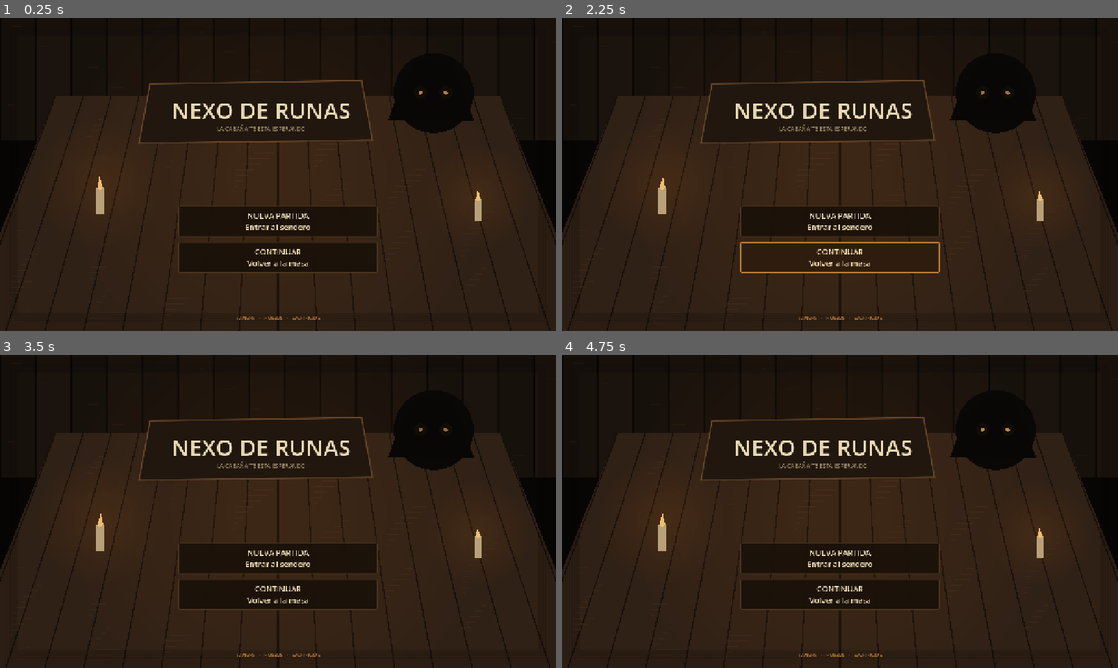
Above: before the commit, frames 1-4 (two rows, left to right).
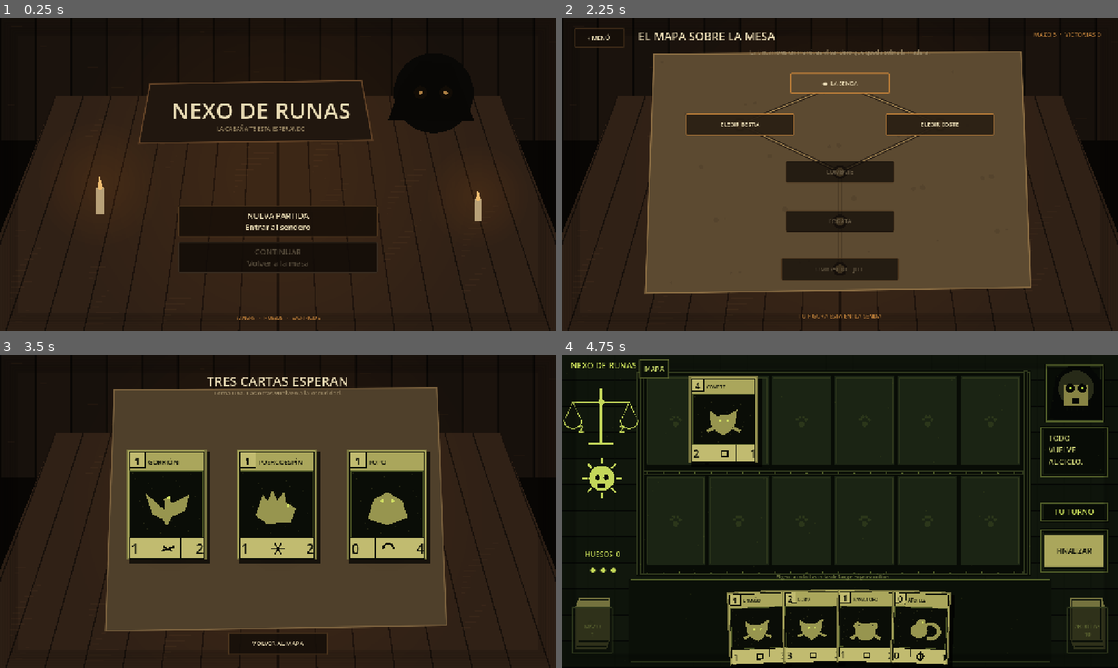
Above: after the commit, the same moments.

Repository: LoloscarPrr/Nexo-de-runas-v2
Game: Godot game, scene res://scenes/main.tscn
Same seed, same stepped clock (60 frames per second), same inputs: the game is played once before the commit and once after it.
Inputs (mouse positions are in pixels of both pictures, inside the frame that each line leads up to):
- Up to frame 1 (0.25 s): no input
- Up to frame 2 (2.25 s): click "NUEVA PARTIDA Entrar al sende…" at 0.5 s; click (600, 36) at 1.25 s, where only the run after the commit has a clickable "‹ MENÚ"; click "CONTINUAR Volver a la mesa" at 2 s
- Up to frame 3 (3.5 s): click (177, 461) at 2.75 s, where only the run after the commit has a clickable "ELEGIR BESTIA"
- Up to frame 4 (4.75 s): click (728, 505) at 3.52 s; click (840, 508) at 4.25 s, where only the run after the commit has a clickable "COMBATE"

The runs differ from the first frame. In frame 1, 0.2% of the frame differs, in the area x 44-56%, y 73-80%; in frame 2, 47%; in frame 3, 45%; in frame 4, 62%, in the area x 0-100%, y 1-100%.
Error before the commit: Parse Error: Could not resolve class "res://scripts/ui/immersive_campaign_view.gd". (res://scripts/ui/mockup_campaign_view.gd:1)

Commit message:
Fix mockup battle hand count type

Diff:
--- a/scripts/ui/immersive_campaign_view.gd
+++ b/scripts/ui/immersive_campaign_view.gd
@@ -75,7 +75,7 @@
 	_place(_label(battle_state.last_message, maxi(10, int(13 * s)), MOCK_MUTED, HORIZONTAL_ALIGNMENT_CENTER), _mock_rect(300, 603, 900, 27, s, ox, oy))
 
 	# Mano física/abanicada. Sin ScrollContainer ni fila plana.
-	var hand_count := battle_state.hand.size()
+	var hand_count: int = battle_state.hand.size()
 	if hand_count > 0:
 		var hand_w := 170.0
 		var hand_h := 210.0
